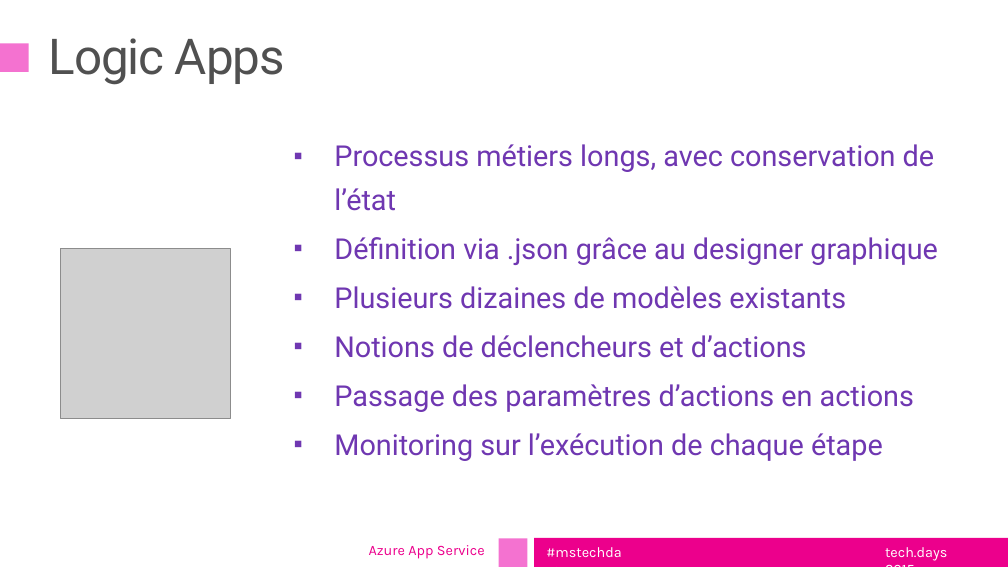
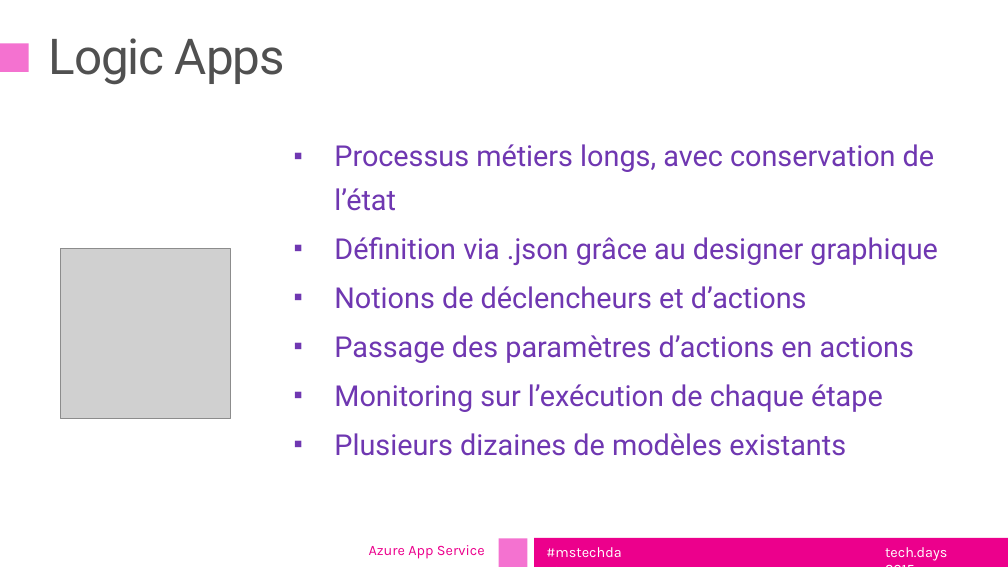
Before and after one commit to DXFrance/Evenements, a slide deck: slide 11 of TechDaysTour2015/Développement web/TechdaysTour2015_Session Azure App Service pour vos apps et services web.pptx. Drawn at 1008x567 pixels with LibreOffice and Linux fonts; fonts in the diff are those of the drawing; grey boxes stand for pictures; background and template pictures are left out. Boxes give left, top, right and bottom in pixels: in the first picture for what was removed or moved away, otherwise in the second. Text is boxed around its words. In the diff, an @@ line names an element or a change of style, - is before the commit and + after.

```diff
--- a/TechDaysTour2015/Développement web/TechdaysTour2015_Session Azure App Service pour vos apps et services web.pptx
+++ b/TechDaysTour2015/Développement web/TechdaysTour2015_Session Azure App Service pour vos apps et services web.pptx
@@ text at (x1=334, y1=286, x2=846, y2=309): paragraph removed @@
-▪ Plusieurs dizaines de modèles existants
@@ text at (x1=334, y1=433, x2=846, y2=456): paragraph added @@
+▪ Plusieurs dizaines de modèles existants
```
Also in this commit, not shown: 3 other slides changed, 1 slide added, 1 slide removed, 3 other files.
